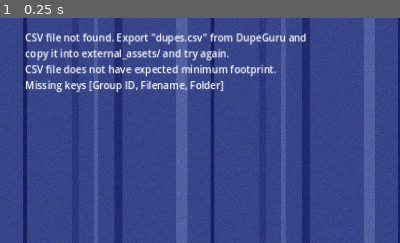
Above: before the commit, frame 1.
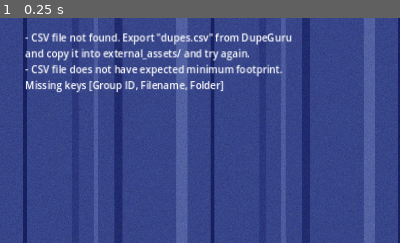
Above: after the commit, the same moment.

Repository: anthonyj-codestuff/dupeguru-csv-handler
Game: Godot game, scene res://main.tscn
Same seed, same stepped clock (60 frames per second), same inputs: the game is played once before the commit and once after it. The engine's default icon, where the game draws it, is replaced by a stand-in: a white triangle on a blue panel in a dark square.
Inputs:
- Up to frame 1 (0.25 s): no input
The pictures show only the part of the screen within x 0-50%, y 0-50%; the shares and areas given below are measured in that part.

The runs differ from the first frame. In frame 1, 4.7% of the frame differs, in the area x 6-77%, y 6-27%.
Error after the commit: Invalid access of index '0' on a base object of type: 'Array'. (res://scenes/ImageLoader.gd:156)

Commit message:
major refactor and cleanup, improved error handling, documentation

Diff:
--- a/project/core/singletons/SignalBus.gd
+++ b/project/core/singletons/SignalBus.gd
@@ -23,3 +23,4 @@
 
 # Miscellaneous
 signal delete_mode_toggled
+signal delete_confirmed
--- a/project/core/singletons/data.gd
+++ b/project/core/singletons/data.gd
@@ -17,10 +17,13 @@
 var CSV_FILE_PATH: String = "../external_assets/dupes.csv"
 var CSV_FOOTPRINT_MVP: Array[String] = ["Group ID", "Filename", "Folder"]
 var CSV_HEADER_OPTIONS: Array[String] = ["Group ID", "Filename", "Folder", "Size (KB)", "Dimensions", "Modification","Match %"]
+# If you change 'headers', things will break
+# don't change this unless you know how the file parser works
 var CSV_OPTIONS = {
 		"delim": ",",
 		"detect_numbers": true,
 		"headers": true,
 		"force_float": false
 	}
+# TODO This doesn't do anything yet
 var VALID_IMAGE_EXTENSIONS: Array[String] = ["jpg", "jpeg", "png"]
--- a/project/core/singletons/utils.gd
+++ b/project/core/singletons/utils.gd
@@ -7,13 +7,33 @@
 		return string.replace("\\", "/")
 	return string
 
-func importCSV(source_file, options):
+func importCSV(source_file, options, errorLabelNode):
+	var handleImportedCSV = func(data, errors = []):
+		var headers: Array = data[0] if data.size() else []
+		# if the CSV file does not have the absolutely necessary keys,
+		# post an error message and delete the loaded CSV data
+		if not Data.CSV_FOOTPRINT_MVP.all(func(key): return headers.has(key)):
+			var missingKeys = Data.CSV_FOOTPRINT_MVP.filter(func(key): return not headers.has(key))
+			var missingKeysStr = ", ".join(missingKeys)
+			errors.append("CSV file does not have expected minimum footprint. Missing keys [%s]\n" % missingKeysStr)
+			data = []
+		errors = errors.map(func(e): return "- " + e)
+		errorLabelNode.text = "\n".join(errors)
+
+		# Remove CSV header, it will only get in the way
+		data.pop_front()
+		return data
+
+	if not Utils.fileExistsAtLocation(Data.CSV_FILE_PATH):
+		var error = "CSV file not found. Export \"dupes.csv\" from DupeGuru and copy it into external_assets/ and try again."
+		return handleImportedCSV.call([], [error])
 	# TODO sort the array by group ID just in case, a lot of logic depends on that
 	var file = FileAccess.open(source_file, FileAccess.READ)
 	printFilesInDirectory(Data.EXTERNAL_ASSETS_FOLDER)
 	if not file:
-		printerr("Failed to open file: ", source_file)
-		return
+		var error = "Failed to open file: %s" % source_file
+		logger.error(error, MODULE_NAME)
+		return handleImportedCSV.call([], [error])
 
 	var lines = []
 	# load each line to the array
@@ -43,25 +63,29 @@
 
 	if options.headers:
 		if lines.is_empty():
-			printerr("Can't find header in empty file")
-			return ERR_PARSE_ERROR
+			var error = "Can't find header in empty file"
+			logger.error(error, MODULE_NAME)
+			return handleImportedCSV.call([], [error])
 
 		var headers = lines[0]
 		for i in range(1, lines.size()):
 			var fields = lines[i]
 			if fields.size() > headers.size():
-				printerr("Line %d has more fields than headers" % i)
-				return ERR_PARSE_ERROR
+				var error = "Line %d has more fields than headers" % i
+				logger.error(error, MODULE_NAME)
+				return handleImportedCSV.call([], [error])
 			var dict = {}
 			for j in headers.size():
 				var name = headers[j]
 				var value = fields[j] if j < fields.size() else null
 				dict[name] = value
 			lines[i] = dict
-		return lines
+		# If import is successful, pass the array and pass any errors to the user
+		return handleImportedCSV.call(lines)
 	else:
-		return lines
-	pass
+		var error = "CSV parsed without checking headers. This is probably a configuration mistake"
+		logger.warn(error, MODULE_NAME)
+		return handleImportedCSV.call(lines, [error])
 
 func printFilesInDirectory(path):
 	var Logger = LogWriter.new()
@@ -76,9 +100,9 @@
 					Logger.info(file, MODULE_NAME)
 			dir.list_dir_end()
 		else:
-			print("Could not open the directory " + path)
+			logger.error("Could not open the directory " + path, MODULE_NAME)
 	else:
-		print("Could not load the path " + path)
+		logger.error("Could not load the path " + path, MODULE_NAME)
 
 func getFilepathByLayers(path: String, layers: int):
 	var fileLayers = path.split("/")
--- a/project/main.gd
+++ b/project/main.gd
@@ -48,3 +48,4 @@
 			if Utils.fileExistsAtLocation(f):
 				print("Deleting %s" % f)
 				OS.move_to_trash(f)
+	SignalBus.delete_confirmed.emit()
--- a/project/scenes/ImageLoader.gd
+++ b/project/scenes/ImageLoader.gd
@@ -17,7 +17,10 @@
 var committedImages = []
 # Indicates the 0th index of the current group
 # if on group 2 of [0,0,1,1,2,2,3,3,3], index should be 4
-var currentIndex = 0
+var currentIndex: int = 0
+
+const NEXT = true
+const PREV = false
 
 func _ready():
 	# register signals from control panel
@@ -27,41 +30,60 @@
 	SignalBus.right_pressed.connect(_on_control_panel_right_pressed)
 	SignalBus.commit_pressed.connect(_on_control_panel_commit_pressed)
 	SignalBus.undo_pressed.connect(_on_control_panel_undo_pressed)
+	SignalBus.delete_confirmed.connect(_on_user_delete_confirmed)
 	# import CSV data
-	dupeData = Utils.importCSV(Data.CSV_FILE_PATH, Data.CSV_OPTIONS)
-	var headers: Array = Array(dupeData[0]) if dupeData else []
-	# if the CSV file does not have the absolutely necessary keys,
-	# post an error message and delete the loaded CSV data
-	if not Utils.fileExistsAtLocation(Data.CSV_FILE_PATH):
-		errLabelNode.text = errLabelNode.text + "CSV file not found. Export \"dupes.csv\" from DupeGuru and copy it into external_assets/ and try again.\n"
-		dupeData = []
-	if not Data.CSV_FOOTPRINT_MVP.all(func(key): return headers.has(key)):
-		var missingKeys = Data.CSV_FOOTPRINT_MVP.filter(func(key): return not headers.has(key))
-		var missingKeysStr = ", ".join(missingKeys)
-		errLabelNode.text = errLabelNode.text + "CSV file does not have expected minimum footprint. Missing keys [%s]\n" % missingKeysStr
-		dupeData = []
-	# Remove CSV header, it will only get in the way
-	dupeData.pop_front()
-	loadImageNodeGroupByStartingIndex(currentIndex)
-	selector.autoSelectNodes(imageNodes)
-	# set initial commit button state
-	# TODO this doesn't work for some reason
-	if someImagesAreSelected():
-		SignalBus.emit_signal("some_images_selected")
-	else:
-		SignalBus.emit_signal("no_images_selected")
-
-func getIndexListForGroupId(id: int)->Array[int]:
-	var list: Array[int] = []
-	for i in range(dupeData.size()):
-		if dupeData[i]["Group ID"] == id:
-			list.append(i)
-	return list
-
+	dupeData = Utils.importCSV(Data.CSV_FILE_PATH, Data.CSV_OPTIONS, errLabelNode)
+	changeScene(NEXT)
+
+# Master function that manages everything else
+# To change a scene
+# get the next or previous valid group
+# display it
+# If there isn't a next group, update the UI and display the No Images incidator
+# if the user selects or deselects images, update the UI accordingly
+# when the user commits images update the UI and render the next appropriate scene
+func changeScene(ascending:bool = true, inclusive: bool = true):
+	if ascending:
+		# set index to next 0th place or -1
+		currentIndex = getNextValidGroupZeroIndex(currentIndex, inclusive)
+	else:
+		currentIndex = getPrevValidGroupZeroIndex(currentIndex)
+
+	if currentIndex < 0:
+		clearImageNodes()
+		setNoImagesIndicatorVisible(true)
+		updateControlPanelButtons()
+	else:
+		# currentIndex is at the 0th index of a valid group
+		clearImageNodes()
+		setNoImagesIndicatorVisible(false)
+		loadNodeGroupFromIndex(currentIndex)
+		runAutoselectorOnCurrentScene()
+		updateControlPanelButtons()
+
+# # # # # #
+# UTILITY
+
+# DONE
+func fileExistsForIndex(id: int)->bool:
+	var dict = dupeData[id]
+	var filepath = dict["Folder"].path_join(dict["Filename"])
+	return Utils.fileExistsAtLocation(filepath)
+
+# DONE, no full scan
+func someImagesAreSelected()->bool:
+	###/*
+	# simply returns true if there is at least one image with selected: true
+	###*/
+	return imageNodes.any(func(node): return node.imageOptions.selected == true)
+
+# DONE, O(2n) for short array
 func groupIndexListIsValid(ids: Array[int])->bool:
+	###/*
 	# a list of indices is valid for display if
-	# all ids belong to the same group
-	# at least two images that exist have not been committed
+	# - all ids belong to the same group
+	# - at least two images that exist have not been committed
+	###*/
 	if not ids.size():
 		return false
 
@@ -79,27 +101,42 @@
 			validImageCount += 1
 	return validImageCount > 1
 
-func fileExistsForIndex(id: int):
-	var dict = dupeData[id]
-	var filepath = dict["Folder"].path_join(dict["Filename"])
-	return Utils.fileExistsAtLocation(filepath)
-
-func loadImageNodeGroupByStartingIndex(startingIndex: int):
+# DONE, potential full scan
+func getIndexListForGroupId(id: int, startingIndex: int = 0)->Array[int]:
+	# peace of mind check. Doesn't really do anything, but might alert dev to weird behavior
+	if dupeData[id-1]["Group ID"] == id:
+		logger.warn("Getting index list using non-0th index [%s] for group [%s]" % [startingIndex, id], MODULE_NAME)
+	var list: Array[int] = []
+	for i in range(startingIndex, dupeData.size()):
+		if dupeData[i]["Group ID"] == id:
+			list.append(i)
+	return list
+
+# # # # # # #
+# MAIN FUNCS
+
+func loadNodeGroupFromIndex(startingIndex: int):
+	###/*
+	# creates uncomitted image nodes from the starting index's group
+	# aassumes that the starting index is the 0th index for the group
+	# also assumes that the group is valid for display
+	###*/
 	if not dupeData.size():
+		logger.warn("received request to load from no data", MODULE_NAME)
 		return
 	var index = startingIndex
 	var currentGroup = dupeData[index]["Group ID"]
-	var groupIndices = []
-	groupIndices.append(startingIndex)
-	while(index+1 < dupeData.size() and dupeData[index+1]["Group ID"] == currentGroup):
-		if not committedImages.has(index+1):
-			# it's fine to load a group with committed images, but do not render them
-			groupIndices.append(index+1)
-		index+=1
+	var groupIndices = getIndexListForGroupId(currentGroup, startingIndex)
 	for i in groupIndices:
-		createImageNodeByIndex(i)
-
-func createImageNodeByIndex(index:int):
+		if not committedImages.has(i):
+			createImageNodeByIndex(i)
+
+# DONE
+func createImageNodeByIndex(index:int)->void:
+	###/*
+	# creates a new image nodes using the data at index
+	# assumes that the data is eligible for display
+	###*/
 	var options = ImageOptions.new(index, dupeData[index], python)
 	var newNode = ImageScenePacked.instantiate()
 	newNode.setProperties(options)
@@ -107,65 +144,141 @@
 	# add new node to list
 	imageNodes.append(newNode)
 
-func clearImageNodes():
-	for n in imageNodes:
-		n.queue_free()
-	imageNodes = []
-
-func someImagesAreSelected()->bool:
-	return imageNodes.any(func(node): return node.imageOptions.selected == true)
-
-func getNextGroupZeroIndex(currentIndex: int):
-	if not dupeData.size():
-		return null
-	var currentGroup = dupeData[currentIndex]["Group ID"]
-	var index = currentIndex + 1
+func getNextValidGroupZeroIndex(startingIndex: int, inclusive: bool)->int:
+	###/*
+	# takes in an int representing the 0th instance of a group
+	# outputs the 0th index of the next group that meets display requirements
+	# if inclusive = true, it will check if the current
+	# group is still valid before moving on
+	# outputs -1 if there is no valid group
+	###*/
+	var index = startingIndex
+	var startingGroupId = dupeData[index]["Group ID"]
+	var foundNextGroup = false
+	if inclusive:
+		var startingGroup = getIndexListForGroupId(startingGroupId, index)
+		if groupIndexListIsValid(startingGroup):
+			foundNextGroup = true
+
+	while not foundNextGroup:
+		index = getNextGroupZeroIndex(index)
+		if index < 0:
+			index = -1
+			break
+		var nextGroupId = dupeData[index]["Group ID"]
+		var nextGroup = getIndexListForGroupId(nextGroupId, index)
+		if groupIndexListIsValid(nextGroup):
+			# this will return the starting index if it is the last valid group
+			foundNextGroup = true
+		elif nextGroupId == startingGroupId:
+			# if we have traversed the entire list and not found a valid group, quit
+			index = -1
+			break
+	return index
+
+func getPrevValidGroupZeroIndex(startingIndex)->int:
+	###/*
+	# takes in an int representing the 0th instance of a group
+	# outputs the 0th index of the previous group that meets display requirements
+	# outputs -1 if there is no valid group
+	###*/
+	var index = startingIndex
+	var startingGroupId = dupeData[index]["Group ID"]
+	var foundPrevGroup = false
+
+	while not foundPrevGroup:
+		index = getPrevGroupZeroIndex(index)
+		if index < 0:
+			index = -1
+			break
+		var prevGroupId = dupeData[index]["Group ID"]
+		var prevGroup = getIndexListForGroupId(prevGroupId, index)
+		if groupIndexListIsValid(prevGroup):
+			# this will return the starting index if it is the last valid group
+			foundPrevGroup = true
+		elif prevGroupId == startingGroupId:
+			# if we have traversed the entire list and not found a valid group, quit
+			index = -1
+			break
+	return index
+
+# DONE, no full scan
+func getNextGroupZeroIndex(startingIndex: int)->int:
+	###/*
+	# takes in an int representing the 0th instance of a group
+	# outputs the 0th index of the N+1 group
+	# outputs -1 if there is no N+1 group
+	# Does not check if group is valid for display
+	###*/
+	if not dupeData.size() > 1:
+		return -1
+	var startingGroup = dupeData[startingIndex]["Group ID"]
+	var index = startingIndex + 1
 	var foundNewIndex:bool = false
-	while not foundNewIndex and index != currentIndex:
+	while not foundNewIndex and index != startingIndex:
 		if index >= len(dupeData):
 			index = 0
-			if index == currentIndex: #edge case for if currentIndex is 0
+			if index == startingIndex: #if startingIndex is 0
 				break
 		var group = dupeData[index]["Group ID"]
-		if group != currentGroup:
-			var groupIndexList = getIndexListForGroupId(group)
-			if groupIndexListIsValid(groupIndexList):
+		if group != startingGroup:
 				foundNewIndex = true
-			else:
-				index += groupIndexList.size()
 		else:
 			index += 1
 	if foundNewIndex:
 		return index
 	else:
-		# this will happen if there is only one valid group in dupedata
-		return null
-
-func getPrevGroupZeroIndex(currentIndex: int):
-	if not dupeData.size():
-		return
-	var currentGroup = dupeData[currentIndex]["Group ID"]
-	var index = currentIndex - 1
+		return -1
+
+# DONE, no full scan
+func getPrevGroupZeroIndex(startingIndex: int)->int:
+	###/*
+	# takes in an int representing the 0th instance of a group
+	# outputs the 0th index of the N-1 group
+	# outputs -1 if there is no N-1 group
+	# Does not check if group is valid for display
+	###*/
+	if not dupeData.size() > 1:
+		return -1
+	var startingGroup = dupeData[startingIndex]["Group ID"]
+	var index = startingIndex - 1
 	var foundNewIndex:bool = false
-	while not foundNewIndex and index != currentIndex:
+	while not foundNewIndex and index != startingIndex:
 		if index < 0:
 			index = dupeData.size() - 1
-		var thisGroupId = dupeData[index]["Group ID"]
-		var beforeThisGroupId = dupeData[index-1]["Group ID"] if index>0 else dupeData[-1]["Group ID"]
+		var group = dupeData[index]["Group ID"]
+		var prevGroup = dupeData[index-1]["Group ID"] if index>0 else dupeData[-1]["Group ID"]
 		# we have reached the correct index if it has a different group and it is the earliest instance of that group
-		if thisGroupId != currentGroup and thisGroupId != beforeThisGroupId:
-			var groupIndexList = getIndexListForGroupId(thisGroupId)
-			if groupIndexListIsValid(groupIndexList):
-				foundNewIndex = true
-				break
-		index -= 1
+		if group != startingGroup and group != prevGroup:
+			foundNewIndex = true
+		else:
+			index -= 1
 	if foundNewIndex:
 		return index
 	else:
-		# this will happen if there is only one valid group in dupedata
-		return null
-
-func updateCommitLabels():
+		return -1
+
+# DONE
+func runAutoselectorOnCurrentScene()->void:
+	selector.autoSelectNodes(imageNodes)
+
+# DONE
+func clearImageNodes()->void:
+	for n in imageNodes:
+		n.queue_free()
+	imageNodes = []
+
+# # # # # # # #
+# UI Functions
+
+# DONE, no full scan
+func updateCommitLabels()->void:
+	###/*
+	# this function sends a signal to update UI elements
+	# if the user has added images to the commit queue,
+	# checks how many recent commits are from the same group
+	# UI elements get the undo count and the total commit count
+	###*/
 	if committedImages.size():
 		var committedCount = committedImages.size()
 		var lastUndoGroup = dupeData[committedImages[-1]]["Group ID"]
@@ -180,8 +293,20 @@
 	else:
 		SignalBus.no_deletes_committed.emit()
 
-####################################
-
+func setNoImagesIndicatorVisible(setVisible: bool = false):
+	noImagesNode.visible = setVisible
+
+# DONE
+func updateControlPanelButtons()->void:
+	if someImagesAreSelected():
+		SignalBus.emit_signal("some_images_selected")
+	else:
+		SignalBus.emit_signal("no_images_selected")
+
+# # # # # # # # # #
+# OUTGOING SIGNALS
+
+# TODO Consider disabling control panel buttons if there are no images available
 func _on_control_panel_select_all_pressed():
 	for node in imageNodes:
 		node.selectInternal()
@@ -193,38 +318,11 @@
 	SignalBus.emit_signal("no_images_selected")
 
 func _on_control_panel_left_pressed()->void:
-	clearImageNodes()
-	if not dupeData.size():
-		return
-	# set previous group index or null if no other group exists
-	currentIndex = getPrevGroupZeroIndex(currentIndex)
-	if currentIndex != null:
-		loadImageNodeGroupByStartingIndex(currentIndex)
-		selector.autoSelectNodes(imageNodes)
-		if someImagesAreSelected():
-			SignalBus.emit_signal("some_images_selected")
-		else:
-			SignalBus.emit_signal("no_images_selected")
-	else:
-		noImagesNode.visible = true
-		SignalBus.emit_signal("no_images_selected")
+	changeScene(PREV)
 
 func _on_control_panel_right_pressed()->void:
-	clearImageNodes()
-	if not dupeData.size():
-		return
-	# set next group index or null if no other group exists
-	currentIndex = getNextGroupZeroIndex(currentIndex)
-	if currentIndex != null:
-		loadImageNodeGroupByStartingIndex(currentIndex)
-		selector.autoSelectNodes(imageNodes)
-		if someImagesAreSelected():
-			SignalBus.emit_signal("some_images_selected")
-		else:
-			SignalBus.emit_signal("no_images_selected")
-	else:
-		noImagesNode.visible = true
-		SignalBus.emit_signal("no_images_selected")
+	# passing inclusive: false forces the scene to move on from a valid group
+	changeScene(NEXT, false)
 
 func _on_control_panel_commit_pressed():
 	# add all selected images to commit list, remove nodes from tree
@@ -232,11 +330,9 @@
 		if imageNodes[i].imageOptions.selected:
 			logger.info("committing [%s]" % imageNodes[i].imageOptions.imageFilename, MODULE_NAME)
 			committedImages.append(imageNodes[i].imageOptions.dictIndex)
-			imageNodes.pop_at(i).queue_free()
 	updateCommitLabels()
-	if imageNodes.filter(func(n): return n.imageOptions.fileExists).size() < 2:
-		# if the remaining nodes have 1 or 0 images remaining, move on to the next group
-		_on_control_panel_right_pressed()
+	# this may or may not move on to the next group if there is still a valid group here
+	changeScene(NEXT)
 
 func _on_control_panel_undo_pressed():
 	# uncommit all consectutive images of the last committed group
@@ -252,9 +348,13 @@
 			else:
 				committedImages.pop_back()
 		# after uncomitting, load the uncomitted group and re-auto-select
+		# TODO This could be very expensive with large dupe lists
+		# Consider iterating backwards from the last index to find the 0
 		var uncomittedGroup = getIndexListForGroupId(groupToUncommit)
 		currentIndex = uncomittedGroup[0]
-		clearImageNodes()
-		loadImageNodeGroupByStartingIndex(currentIndex)
-		updateCommitLabels()
-		selector.autoSelectNodes(imageNodes)
+		changeScene()
+
+func _on_user_delete_confirmed():
+	committedImages = []
+	updateCommitLabels()
+	changeScene(NEXT)
Not shown, changed: README.md
